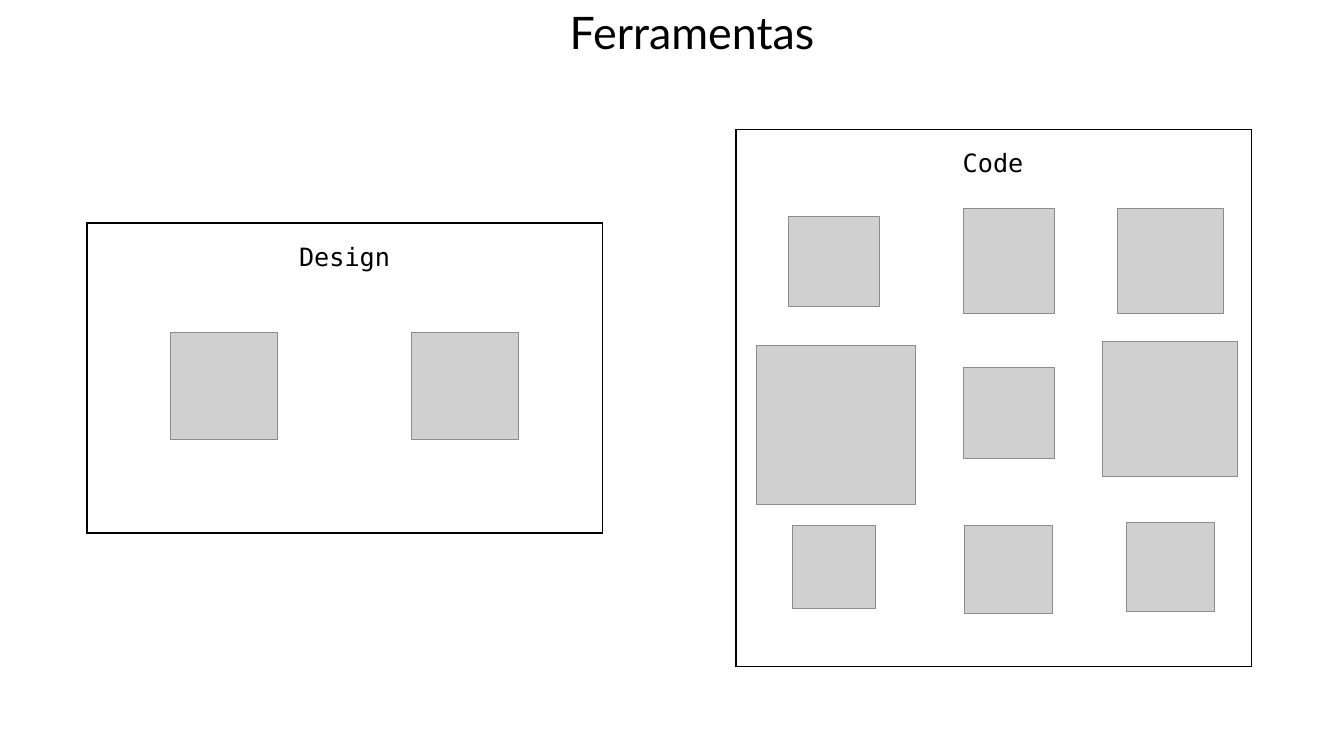
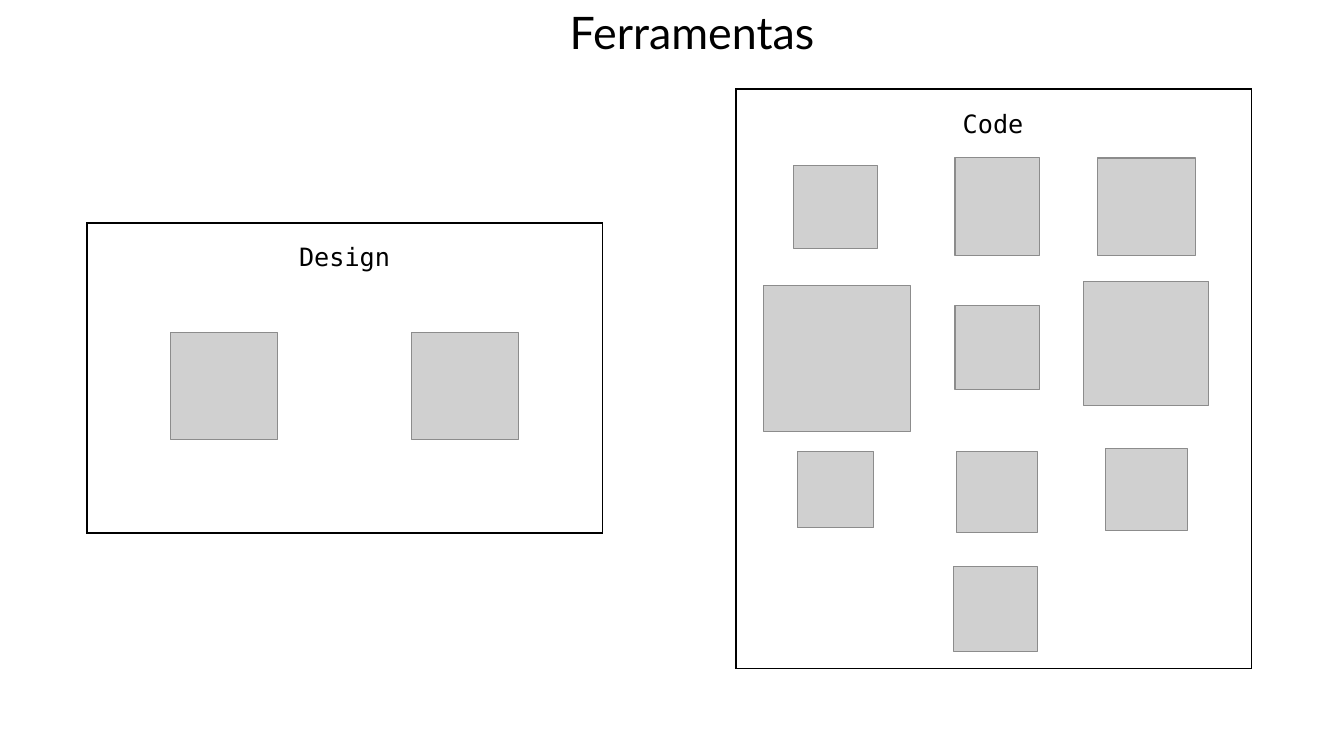
Before and after one commit to jpcaparroz/save_uam, a slide deck: slide 3 of 4 - Apresentação/Save.pptx. Drawn at 1344x756 pixels with LibreOffice and Linux fonts; fonts in the diff are those of the drawing; grey boxes stand for pictures; background and template pictures are left out. Boxes give left, top, right and bottom in pixels: in the first picture for what was removed or moved away, otherwise in the second. Text is boxed around its words. In the diff, an @@ line names an element or a change of style, - is before the commit and + after.

Commit message:
Modificação da apresentação

```diff
--- a/4 - Apresentação/Save.pptx
+++ b/4 - Apresentação/Save.pptx
@@ rectangle resized from (x1=736, y1=129, x2=1251, y2=666) to (x1=736, y1=89, x2=1251, y2=668) @@
@@ text "Code" moved from (x1=963, y1=153, x2=1024, y2=173) to (x1=963, y1=114, x2=1024, y2=134) @@
@@ picture resized from (x1=789, y1=217, x2=880, y2=308) to (x1=795, y1=165, x2=878, y2=249) @@
@@ picture resized from (x1=964, y1=208, x2=1056, y2=314) to (x1=955, y1=158, x2=1040, y2=256) @@
@@ picture resized from (x1=1118, y1=209, x2=1224, y2=315) to (x1=1098, y1=158, x2=1196, y2=256) @@
@@ picture resized from (x1=756, y1=346, x2=915, y2=505) to (x1=764, y1=285, x2=911, y2=433) @@
@@ picture resized from (x1=1103, y1=342, x2=1238, y2=477) to (x1=1084, y1=281, x2=1209, y2=406) @@
@@ picture resized from (x1=964, y1=368, x2=1056, y2=460) to (x1=955, y1=306, x2=1040, y2=390) @@
@@ picture resized from (x1=1126, y1=522, x2=1215, y2=611) to (x1=1106, y1=449, x2=1188, y2=530) @@
@@ picture resized from (x1=792, y1=525, x2=875, y2=608) to (x1=798, y1=452, x2=874, y2=528) @@
@@ picture resized from (x1=965, y1=525, x2=1053, y2=613) to (x1=957, y1=452, x2=1038, y2=533) @@
@@ picture added at (x1=954, y1=567, x2=1038, y2=651) @@
```
